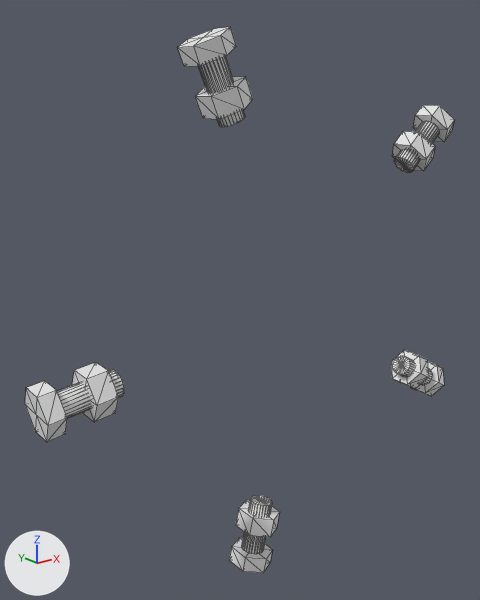
The glTF model viewer-full/bolts_top.glb: old version first, new version second.
Camera for both pictures: a camera (50 mm lens) standing at (-114.3, -180.9, 54.7) and looking at (-12.0, -53.0, 3.5). Lighting does not change. The marker at lower left points along +X, +Y and +Z. The older version comes first. Mesh edges are drawn as thin lines. Where no turn or scale is listed for an object, it has been applied to the vertices. Vertices at exactly the same position are counted once.

In view in the first picture: 'b0_41.5', 'b1_113.5', 'b2_185.5', 'b3_257.5', 'b4_329.5'.
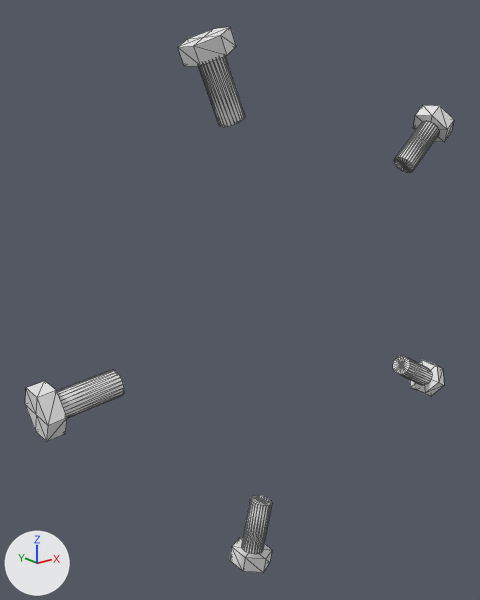
The change, as a diff of the scene's bpy script:
```diff
--- a/viewer-full/bolts_top.glb.py
+++ b/viewer-full/bolts_top.glb.py
@@ me_b0_41_5 @@
 # used by ob_b0_41_5; location = (0.0, 0.0, 0.0)
-me_b0_41_5.from_pydata(...)  # 77 vertices, 144 faces; spans x 37.7..56.7, y -67.5..-55.9, z 32.9..51.0
+me_b0_41_5.from_pydata(...)  # 63 vertices, 120 faces; spans x 37.7..56.7, y -67.4..-55.9, z 32.9..51.0
+# me_b0_41_5 part 1: the loose piece of 14 vertices spanning x 38.5..48.9, y -67.5..-55.9, z 33.2..44.1 is deleted
@@ me_b1_113_5 @@
 # used by ob_b1_113_5; location = (0.0, 0.0, 0.0)
-me_b1_113_5.from_pydata(...)  # 77 vertices, 144 faces; spans x -33.0..-17.7, y -67.5..-55.9, z 47.4..67.4
+me_b1_113_5.from_pydata(...)  # 63 vertices, 120 faces; spans x -33.0..-18.4, y -67.4..-55.9, z 47.4..67.4
+# me_b1_113_5 part 2: the loose piece of 14 vertices spanning x -28.9..-17.7, y -67.5..-55.9, z 49.2..57.8 is deleted
@@ me_b2_185_5 @@
 # used by ob_b2_185_5; location = (0.0, 0.0, 0.0)
-me_b2_185_5.from_pydata(...)  # 77 vertices, 144 faces; spans x -71.5..-52.5, y -67.5..-55.9, z -11.8..-0.4
+me_b2_185_5.from_pydata(...)  # 63 vertices, 120 faces; spans x -71.5..-52.5, y -67.4..-55.9, z -11.8..-1.5
+# me_b2_185_5 part 3: the loose piece of 14 vertices spanning x -61.0..-55.1, y -67.5..-55.9, z -10.8..-0.4 is deleted
@@ me_b3_257_5 @@
 # used by ob_b3_257_5; location = (0.0, 0.0, 0.0)
-me_b3_257_5.from_pydata(...)  # 77 vertices, 144 faces; spans x -20.3..-7.2, y -67.5..-55.9, z -70.7..-51.1
+me_b3_257_5.from_pydata(...)  # 63 vertices, 120 faces; spans x -20.3..-8.5, y -67.4..-55.9, z -70.7..-51.1
+# me_b3_257_5 part 4: the loose piece of 14 vertices spanning x -18.0..-7.2, y -67.5..-55.9, z -60.4..-53.4 is deleted
@@ me_b4_329_5 @@
 # used by ob_b4_329_5; location = (0.0, 0.0, 0.0)
-me_b4_329_5.from_pydata(...)  # 77 vertices, 144 faces; spans x 44.2..64.0, y -67.5..-55.9, z -40.5..-24.0
+me_b4_329_5.from_pydata(...)  # 63 vertices, 120 faces; spans x 44.1..64.0, y -67.4..-55.9, z -40.5..-24.3
+# me_b4_329_5 part 5: the loose piece of 14 vertices spanning x 45.5..54.9, y -67.5..-55.9, z -35.2..-24.0 is deleted
```

Where the change shows, as pixel boxes (x1, y1, x2, y2) in the pictures (480 x 600 px):
'b2_185.5', reshaped (10% shorter): before (25, 362, 124, 442); after (25, 370, 124, 442)
'b1_113.5', reshaped (12% narrower): before (177, 27, 253, 127); after (178, 27, 245, 127)
'b3_257.5', reshaped (16% narrower): before (230, 495, 280, 573); after (230, 495, 272, 573)
'b0_41.5', reshaped: before (392, 105, 454, 173); after (394, 105, 454, 173)
'b4_329.5', reshaped (13% shorter): before (391, 350, 444, 396); after (393, 356, 444, 396)
part 1 of me_b0_41_5, deleted: before (392, 131, 435, 171)
part 2 of me_b1_113_5, deleted: before (195, 77, 253, 119)
part 3 of me_b2_185_5, deleted: before (72, 362, 119, 422)
part 4 of me_b3_257_5, deleted: before (236, 500, 280, 537)
part 5 of me_b4_329_5, deleted: before (391, 350, 429, 388)
